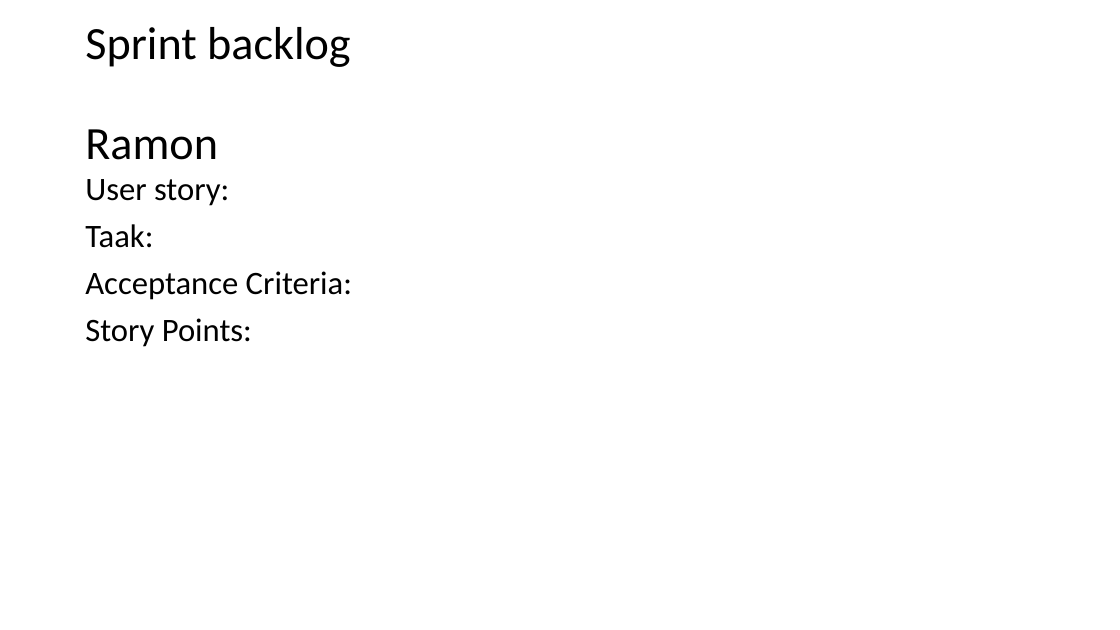
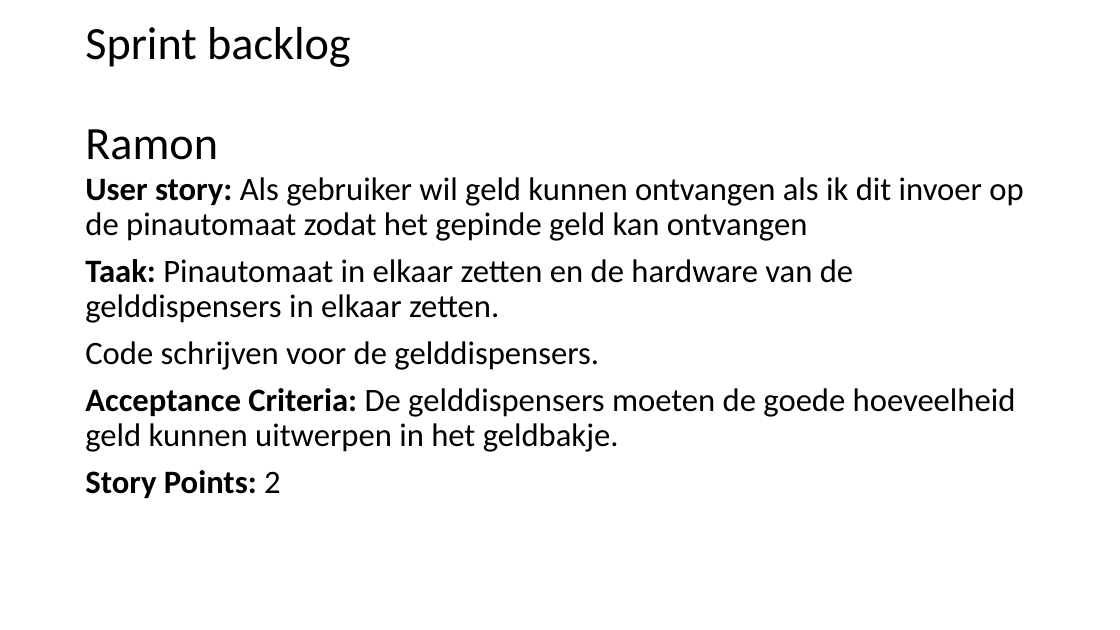
Before and after one commit to Sinjablo/Git-TINPRJ03-34, a slide deck: slide 9 of Presentaties/PresentatieSprint5.pptx. Drawn at 1120x630 pixels with LibreOffice and Linux fonts; fonts in the diff are those of the drawing. Boxes give left, top, right and bottom in pixels: in the first picture for what was removed or moved away, otherwise in the second. Text is boxed around its words. In the diff, an @@ line names an element or a change of style, - is before the commit and + after.

```diff
--- a/Presentaties/PresentatieSprint5.pptx
+++ b/Presentaties/PresentatieSprint5.pptx
@@ text at (85, 177, 1023, 498): text changed @@
-User story:
-Taak:
-Acceptance Criteria:
-Story Points:
+User story: Als gebruiker wil geld kunnen ontvangen als ik dit invoer op de pinautomaat zodat het gepinde geld kan ontvangen
+Taak: Pinautomaat in elkaar zetten en de hardware van de gelddispensers in elkaar zetten.
+Code schrijven voor de gelddispensers.
+Acceptance Criteria: De gelddispensers moeten de goede hoeveelheid geld kunnen uitwerpen in het geldbakje.
+Story Points: 2
```
Also in this commit, not shown: 4 other slides changed.
